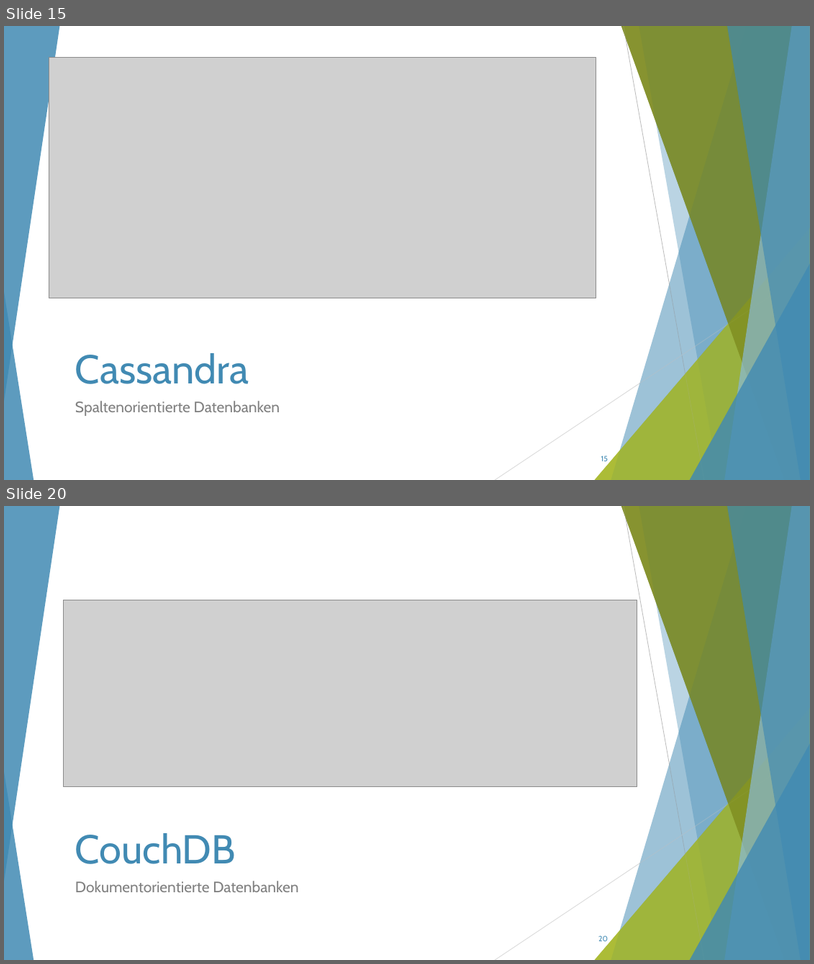
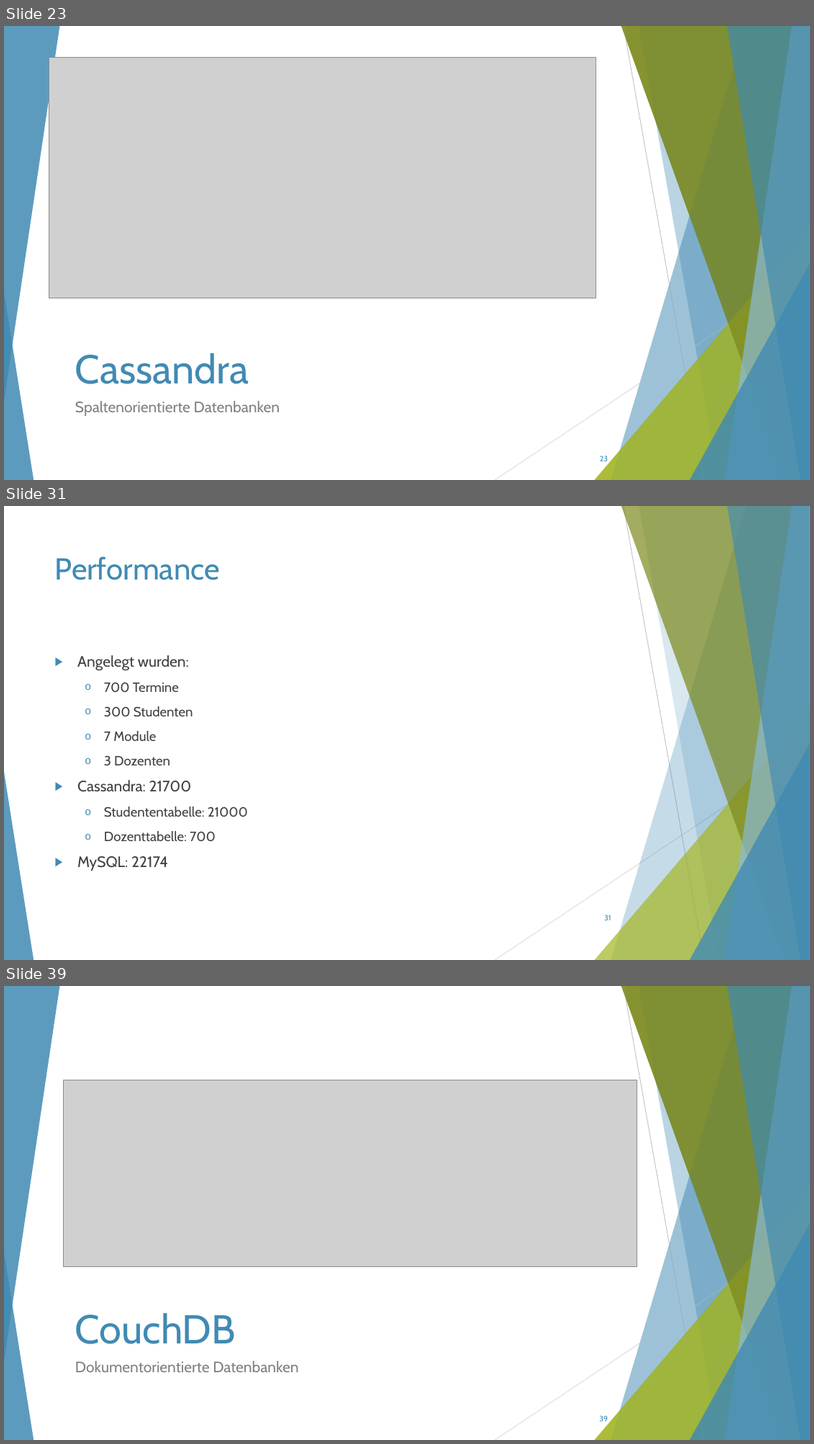
Before and after one commit to ThorbenKonopka/ModerneDB, a slide deck: Präsentation.pptx. Shown one above the other, each under a label of ours: slides 15 and 20 before the commit, slides 23, 31 and 39 after it; the slides between them are not shown. The pictures are 814x964 and 814x1444 pixels, drawn with LibreOffice and Linux fonts; fonts in the diff are those of the drawing; grey boxes stand for pictures. Boxes give left, top, right and bottom in pixels: in the first picture for what was removed or moved away, otherwise in the second. Text is boxed around its words. In the diff, an @@ line names an element or a change of style, - is before the commit and + after.

```diff
--- a/Präsentation.pptx
+++ b/Präsentation.pptx
@@ slide 31 added at box(4, 506, 810, 960), background #FFFFFF; not listed: 8 template elements that a slide beside it also shows @@
@@ line added from (624, 506) to (705, 960), #BFBFBF 0.75 pt @@
@@ title added at box(55, 556, 220, 580), 36 pt, text #418AB3 @@
+Performance
@@ text added at box(77, 655, 248, 870), 16 pt, text #404040 @@
+▶ Angelegt wurden:
+  o 700 Termine
+  o 300 Studenten
+  o 7 Module
+  o 3 Dozenten
+▶ Cassandra: 21700
+  o Studententabelle: 21000
+  o Dozenttabelle: 700
+▶ MySQL: 22174
@@ line added from (810, 750) to (495, 960), #D9D9D9 0.75 pt @@
@@ page number added at box(604, 914, 611, 920), 9 pt, text #418AB3 @@
+31
@@ what was slide 15 is now slide 23 @@
@@ page number at box(600, 455, 608, 461): text changed @@
-15
+23
@@ what was slide 20 is now slide 39 @@
@@ page number at box(599, 1415, 608, 1421): text changed @@
-20
+39
```
Also in this commit, not shown: 9 slides changed, 28 other slides added, 5 slides removed, 1 other file.
